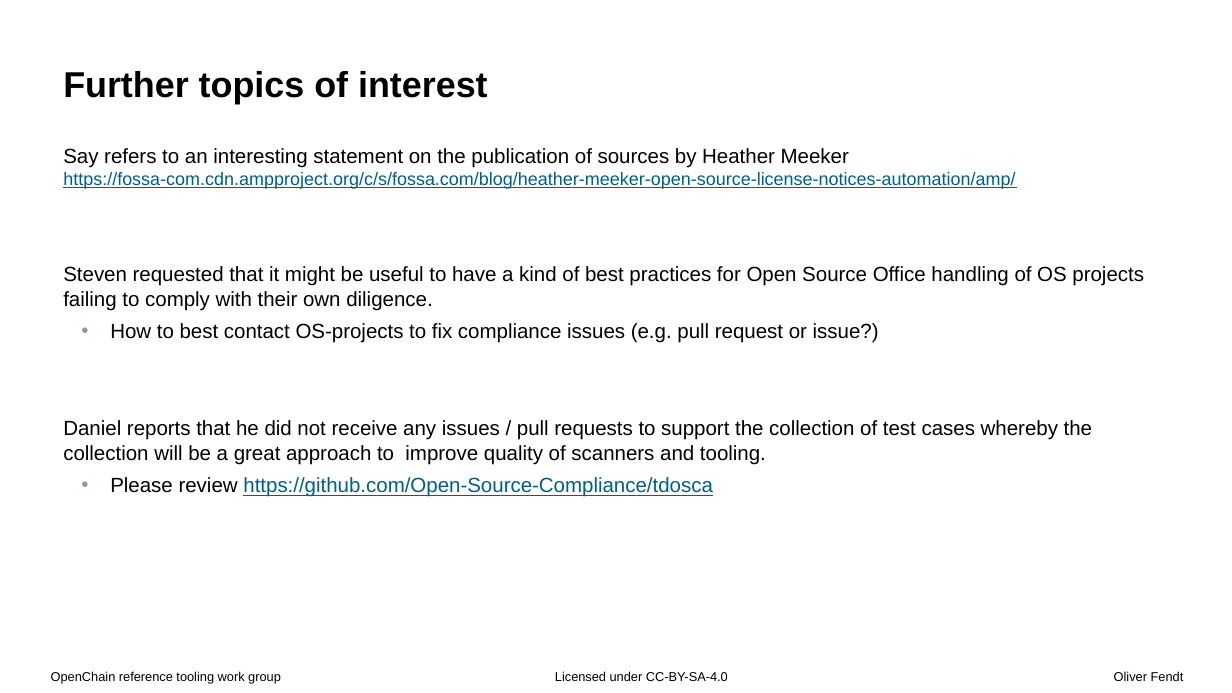
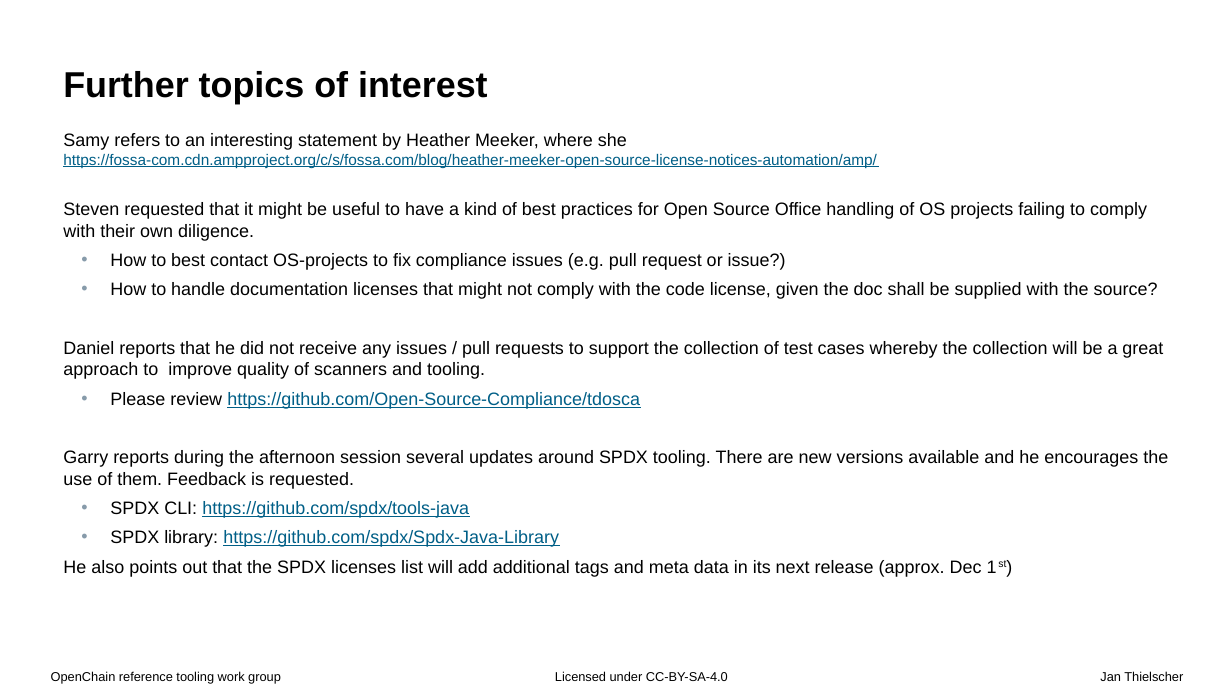
Before and after one commit to Open-Source-Compliance/Sharing-creates-value, a slide deck: slide 6 of Tooling-Landscape/Meeting-Material/Meeting-20201118/Presented-slides-2020-11-18.pptx. Drawn at 1232x693 pixels with LibreOffice and Linux fonts; fonts in the diff are those of the drawing; background and template pictures are left out. Boxes give left, top, right and bottom in pixels: in the first picture for what was removed or moved away, otherwise in the second. Text is boxed around its words. In the diff, an @@ line names an element or a change of style, - is before the commit and + after.

Commit message:
added input from afternoon session

```diff
--- a/Tooling-Landscape/Meeting-Material/Meeting-20201118/Presented-slides-2020-11-18.pptx
+++ b/Tooling-Landscape/Meeting-Material/Meeting-20201118/Presented-slides-2020-11-18.pptx
@@ text at <box>63,133,877,168</box>: text changed; size 14 to 12 pt @@
-Say refers to an interesting statement on the publication of sources by Heather Meeker
-https://fossa-com.cdn.ampproject.org/c/s/fossa.com/blog/heather-meeker-open-source-license-notices-automation/amp/
+Samy refers to an interesting statement by Heather Meeker, where she
+https://fossa-com.cdn.ampproject.org/c/s/fossa.com/blog/heather-meeker-open-source-license-notices-automation/amp/
@@ text "Samy refers to an interesting ...": place and size @@
-text "Samy refers to an interesting ..." at <box>63,148,1144,497</box>
+text "Samy refers to an interesting ..." at <box>63,133,1168,577</box>
@@ text at <box>63,202,1163,409</box>: size 16 to 14 pt in "Steven requested that it might be useful ...", "How to best contact OS-projects to fix ...", "Daniel reports that he did not receive ...", "Please review https://github.com/Open-Source-Compliance/tdos ..." @@
@@ text at <box>110,282,1158,299</box>: paragraph added @@
+  • How to handle documentation licenses that might not comply with the code license, given the doc shall be supplied with the source?
@@ text at <box>63,450,1168,577</box>: paragraphs added @@
+Garry reports during the afternoon session several updates around SPDX tooling. There are new versions available and he encourages the use of them. Feedback is requested.
+  • SPDX CLI: https://github.com/spdx/tools-java
+  • SPDX library: https://github.com/spdx/Spdx-Java-Library
+He also points out that the SPDX licenses list will add additional tags and meta data in its next release (approx. Dec 1st)
@@ text at <box>1100,671,1183,681</box>: text changed @@
-Oliver Fendt
+Jan Thielscher
```
Also in this commit, not shown: 6 other slides changed.
